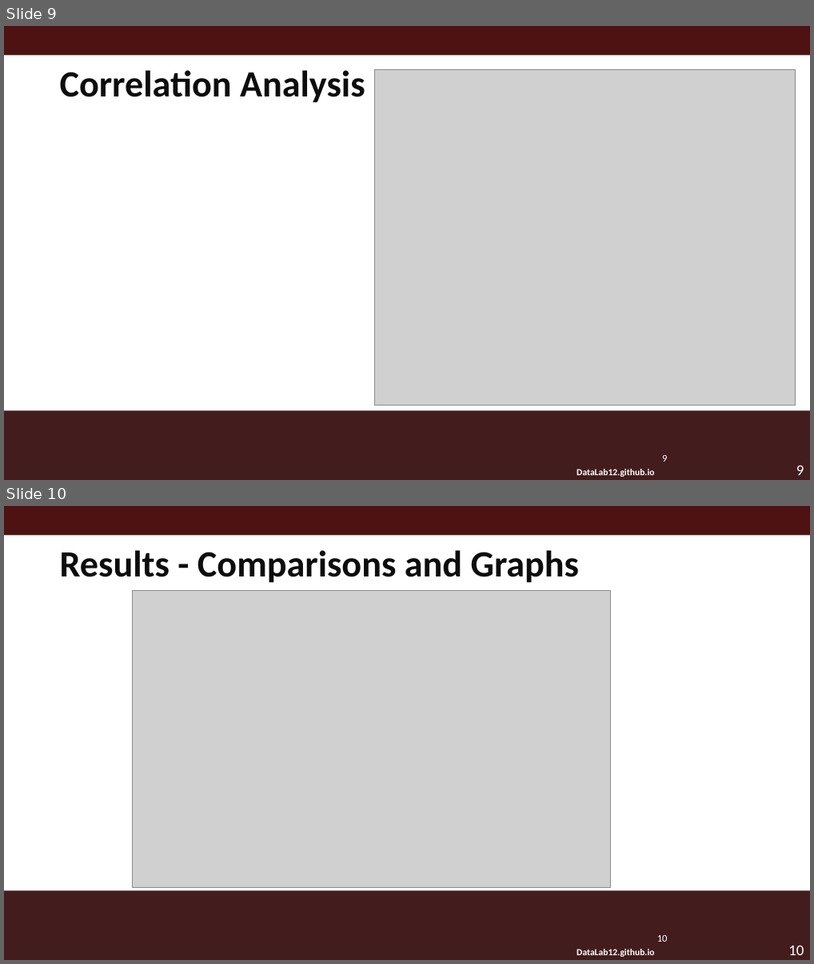
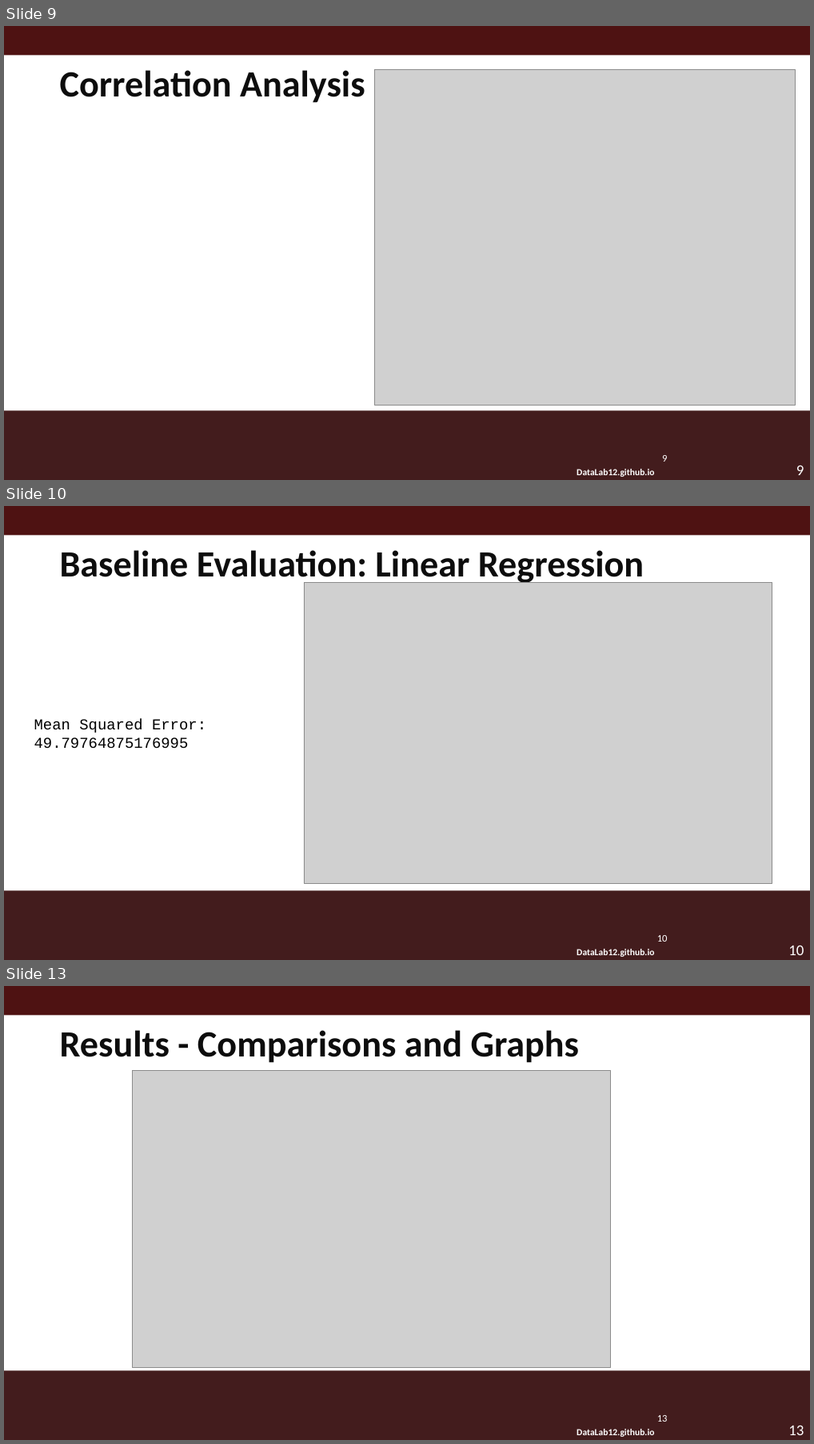
Before and after one commit to zoe-becker/ML-Traffic-Analysis, a slide deck: DataLabMacro.pptm. Shown one above the other, each under a label of ours: slides 9 and 10 before the commit, slides 9, 10 and 13 after it; the slides between them are not shown. The pictures are 814x964 and 814x1444 pixels, drawn with LibreOffice and Linux fonts; fonts in the diff are those of the drawing; grey boxes stand for pictures; background and template pictures are left out. Boxes give left, top, right and bottom in pixels: in the first picture for what was removed or moved away, otherwise in the second. Text is boxed around its words. In the diff, an @@ line names an element or a change of style, - is before the commit and + after.

```diff
--- a/DataLabMacro.pptm
+++ b/DataLabMacro.pptm
@@ slide 10 added at <box>4,506,810,960</box>, background #FFFFFF; not listed: 5 template elements that a slide beside it also shows @@
@@ title added at <box>60,550,644,585</box>, 44 pt, text #0D0D0D, bold @@
+Baseline Evaluation: Linear Regression
@@ picture added at <box>304,583,773,884</box> @@
@@ text added at <box>34,719,206,748</box>, 18 pt, text #000000 @@
+Mean Squared Error: 49.79764875176995
@@ what was slide 10 is now slide 13 @@
@@ page number at <box>658,1415,668,1421</box>: text changed @@
-10
+13
@@ page number at <box>789,1424,804,1435</box>: text changed @@
-10
+13
```
Also in this commit, not shown: 2 other slides added.
